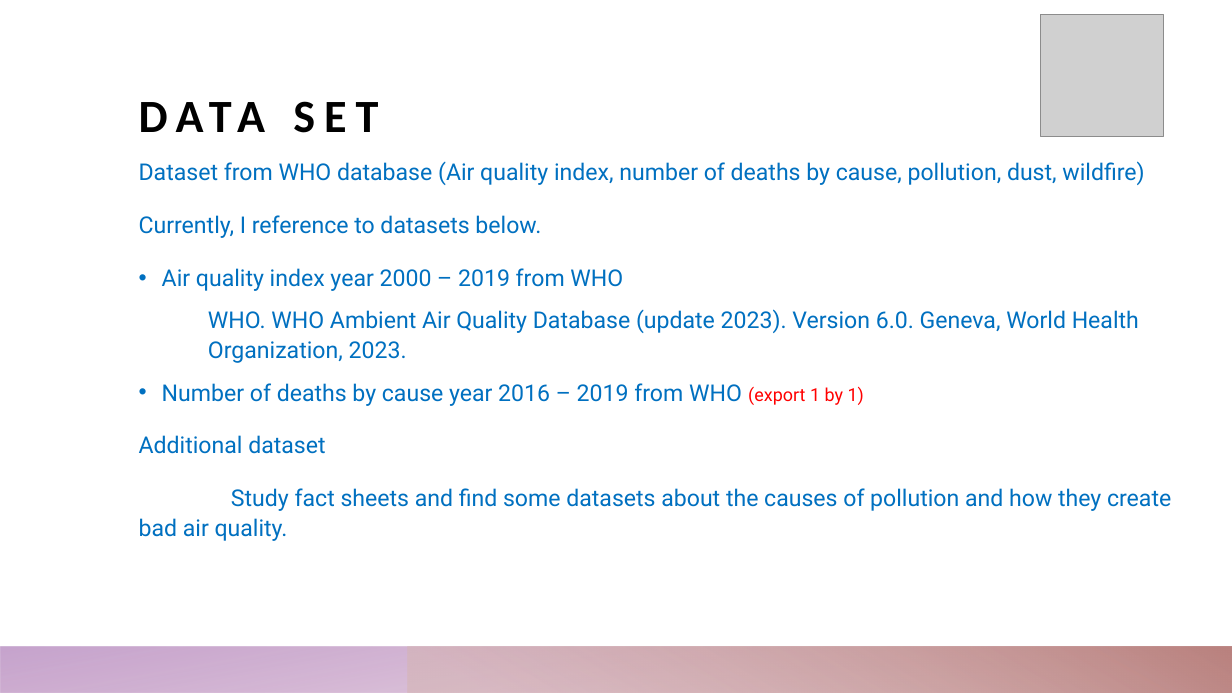
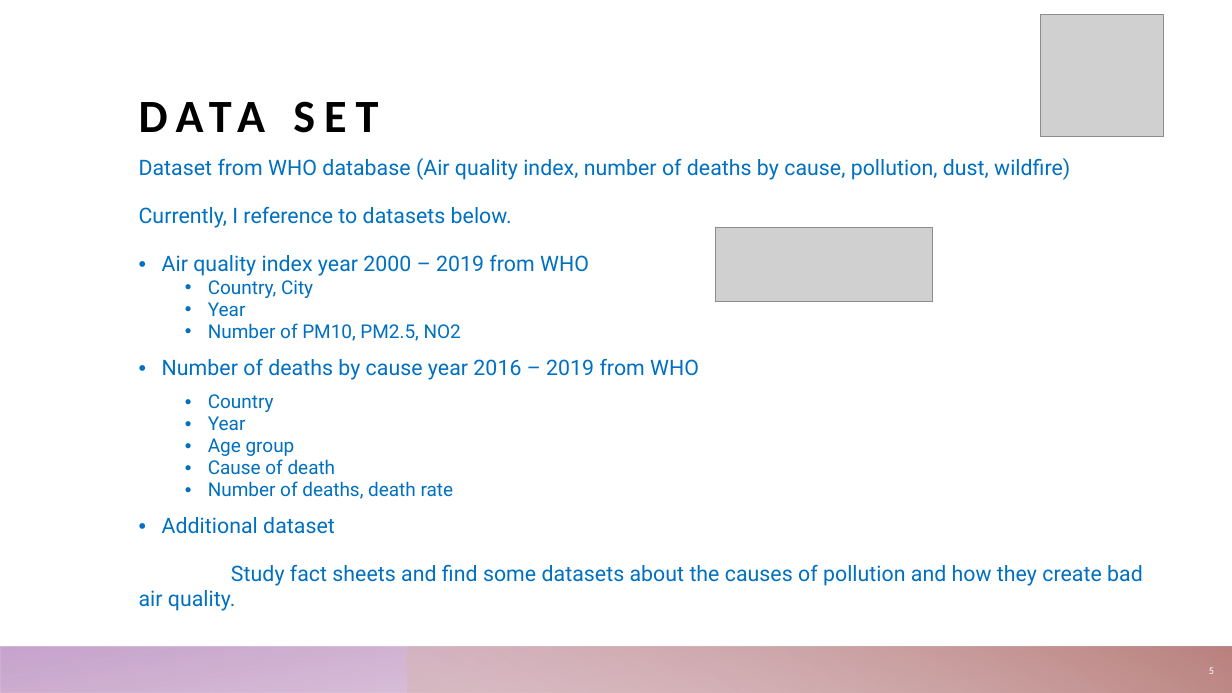
Before and after one commit to Nattie29/Capstone, a slide deck: slide 5 of Capstone Project Sprint1.pptm. Drawn at 1232x693 pixels with LibreOffice and Linux fonts; fonts in the diff are those of the drawing; grey boxes stand for pictures. Boxes give left, top, right and bottom in pixels: in the first picture for what was removed or moved away, otherwise in the second. Text is boxed around its words. In the diff, an @@ line names an element or a change of style, - is before the commit and + after.

```diff
--- a/Capstone Project Sprint1.pptm
+++ b/Capstone Project Sprint1.pptm
@@ text at bbox=[139, 158, 1143, 611]: size 18 to 16.6 pt in "Dataset from WHO database (Air quality index, ...", "Currently, I reference to datasets below.", "Air quality index year 2000 – 2019 ...", "Additional dataset" and 1 more places; line spacing 1.07 to 0.97; bullet none to • @@
@@ picture added at bbox=[715, 227, 933, 302] @@
@@ text at bbox=[162, 280, 699, 499]: text changed; size 18 to 14.8 pt @@
-WHO. WHO Ambient Air Quality Database (update 2023). Version 6.0. Geneva, World Health Organization, 2023.
-• Number of deaths by cause year 2016 – 2019 from WHO (export 1 by 1)
+  • Country, City
+  • Year
+  • Number of PM10, PM2.5, NO2
+• Number of deaths by cause year 2016 – 2019 from WHO
+  • Country
+  • Year
+  • Age group
+  • Cause of death
+  • Number of deaths, death rate
@@ page number added at bbox=[1209, 667, 1214, 674], 8 pt, text #FFFFFF @@
+5
```
Also in this commit, not shown: 6 other slides changed, 2 slides added, 1 slide removed, 2 other files.
